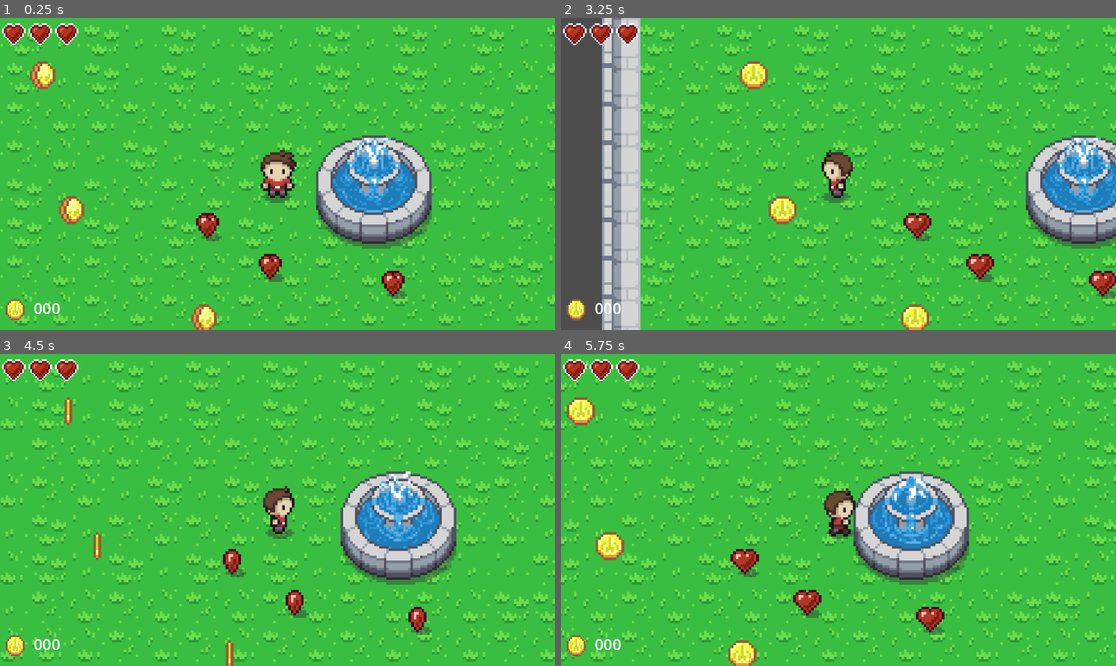
Above: before the commit, frames 1-4 (two rows, left to right).
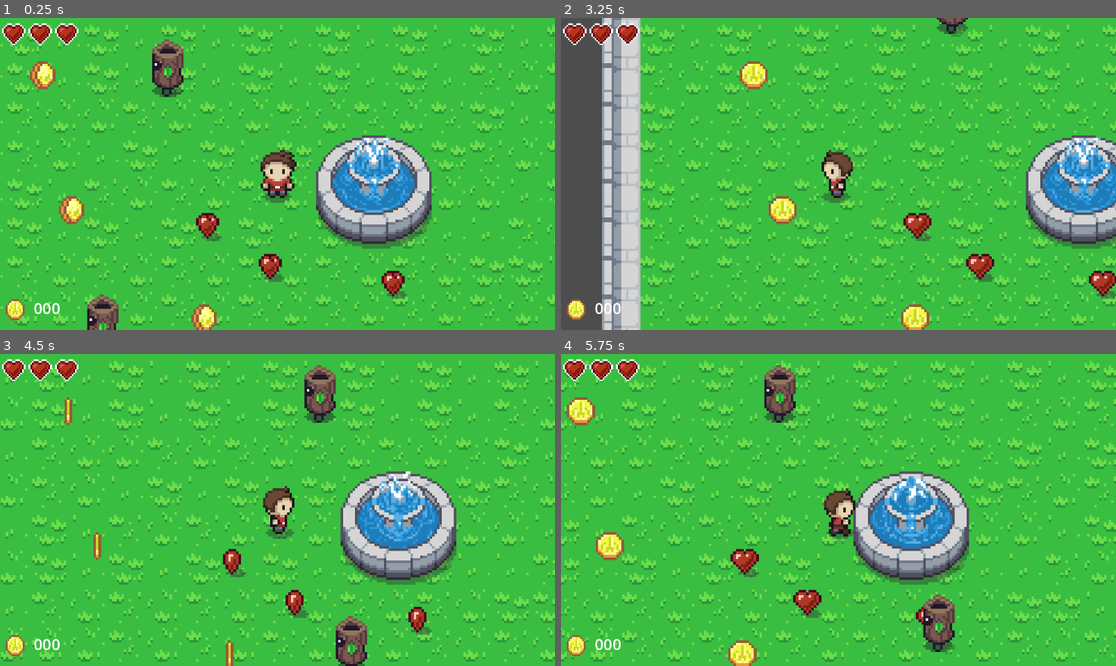
Above: after the commit, the same moments.

Repository: danielathome19/Game-Design-I
Game: Godot game, scene res://topdown.tscn
The game is run twice, just before and just after one commit, with the same random seed, the same clock (stepped at 60 frames per second) and the same inputs. This scene is started directly instead of the project's main scene.
Inputs (mouse positions are in pixels of both pictures, inside the frame that each line leads up to):
- Up to frame 1 (0.25 s): no input
- Up to frame 2 (3.25 s): move the mouse to (960, 158) at 0.52 s; hold Right (ui_right) 0.53-1.25 s; tap ` (toggle_gravity) at 0.6, 2.1 s; click (960, 158) at 0.67 s; tap Keypad Enter (ui_accept) at 0.77 s; drag from (727, 189) to (610, 211) at 1.27 s; move the mouse to (894, 105) at 2.02 s; hold Left (ui_left) 2.03-2.75 s; drag from (810, 236) to (755, 74) at 2.77 s
- Up to frame 3 (4.5 s): move the mouse to (444, 556) at 3.52 s; hold Right (ui_right) 3.53-4.25 s; tap ` (toggle_gravity) at 3.6 s; tap Keypad Enter (ui_accept) at 3.77 s; drag from (111, 463) to (233, 559) at 4.27 s
- Up to frame 4 (5.75 s): move the mouse to (866, 510) at 5.02 s; hold Right (ui_right) from 5.03 s (still down); tap ` (toggle_gravity) at 5.1 s; click (866, 510) at 5.17 s

The runs differ from the first frame. In frame 1, 1.5% of the frame differs, in the area x 15-34%, y 6-100%; in frame 2, 0.2%; in frame 3, 1.7%; in frame 4, 1.8%, in the area x 36-71%, y 3-96%.

Commit message:
Update 11/30

Diff:
--- a/TDplayer.gd
+++ b/TDplayer.gd
@@ -81,6 +81,9 @@
 	get_tree().get_root().add_child.call_deferred(menu_instance)
 	menu_instance.hide()
 
+func take_damage(dmg):
+	pass
+
 func _physics_process(delta):
 	animation_lock = max(animation_lock-delta, 0.0)
 	damage_lock = max(damage_lock-delta, 0.0)
--- a/entities/attacks/slash.gd
+++ b/entities/attacks/slash.gd
@@ -1,7 +1,7 @@
 extends Area2D
 
 var damage = 10
-var knockback = 64.0
+var knockback = 128.0
 var anim_life = 0.2
 
 func _process(delta):
--- a/tdenemy.gd
+++ b/tdenemy.gd
@@ -53,6 +53,9 @@
 			closest_state = STATES.values()[i]
 	AI_STATE = closest_state
 
+func take_damage(dmg, attacker=null):
+	pass
+
 func _physics_process(delta):
 	animation_lock = max(animation_lock-delta, 0.0)
 	damage_lock = max(damage_lock-delta, 0.0)
@@ -83,4 +86,22 @@
 				   (raycastL.is_colliding() and raycastL.get_collider() == player) or \
 				   (raycastR.is_colliding() and raycastR.get_collider() == player):
 					turn_toward_player_location(player.global_position)
+
+		ai_timer = clamp(ai_timer-delta, 0.0, ai_timer_max)
+		if ai_timer == 0.0:
+			if AI_STATE == STATES.IDLE:
+				var rnd_mov = randi() % 4
+				AI_STATE = STATES.values()[rnd_mov+1]
+			else:
+				AI_STATE = STATES.IDLE
+			ai_timer = ai_timer_max
+
+		var direction = state_directions[int(AI_STATE)]
+		velocity = direction * SPEED
+
+		# TODO: walk animation stuff
+
+		velocity += inertia
+		move_and_slide()
+		inertia = inertia.move_toward(Vector2(), delta * 1000.0)
 	pass
--- a/topdown.tscn
+++ b/topdown.tscn
@@ -6,6 +6,7 @@
 [ext_resource type="PackedScene" uid="uid://bhmuqrxvmtid0" path="res://change_lvl.tscn" id="4_qqb30"]
 [ext_resource type="PackedScene" uid="uid://dg2huub1xoqaa" path="res://entities/coin.tscn" id="5_flq0w"]
 [ext_resource type="PackedScene" uid="uid://brpiwm75r0tjs" path="res://entities/mini_heart.tscn" id="6_h7o2j"]
+[ext_resource type="PackedScene" uid="uid://crhsvti6a6w87" path="res://tdenemy.tscn" id="7_tmt14"]
 
 [sub_resource type="TileSetAtlasSource" id="TileSetAtlasSource_g82a8"]
 texture = ExtResource("3_d3o4y")
@@ -3214,3 +3215,9 @@
 
 [node name="mini_heart3" parent="." instance=ExtResource("6_h7o2j")]
 position = Vector2(48, 45)
+
+[node name="TDenemy" parent="." instance=ExtResource("7_tmt14")]
+position = Vector2(-73, 46)
+
+[node name="TDenemy2" parent="." instance=ExtResource("7_tmt14")]
+position = Vector2(-46, -30)
Not shown: 1 places in topdown.tscn that only renumber resources
